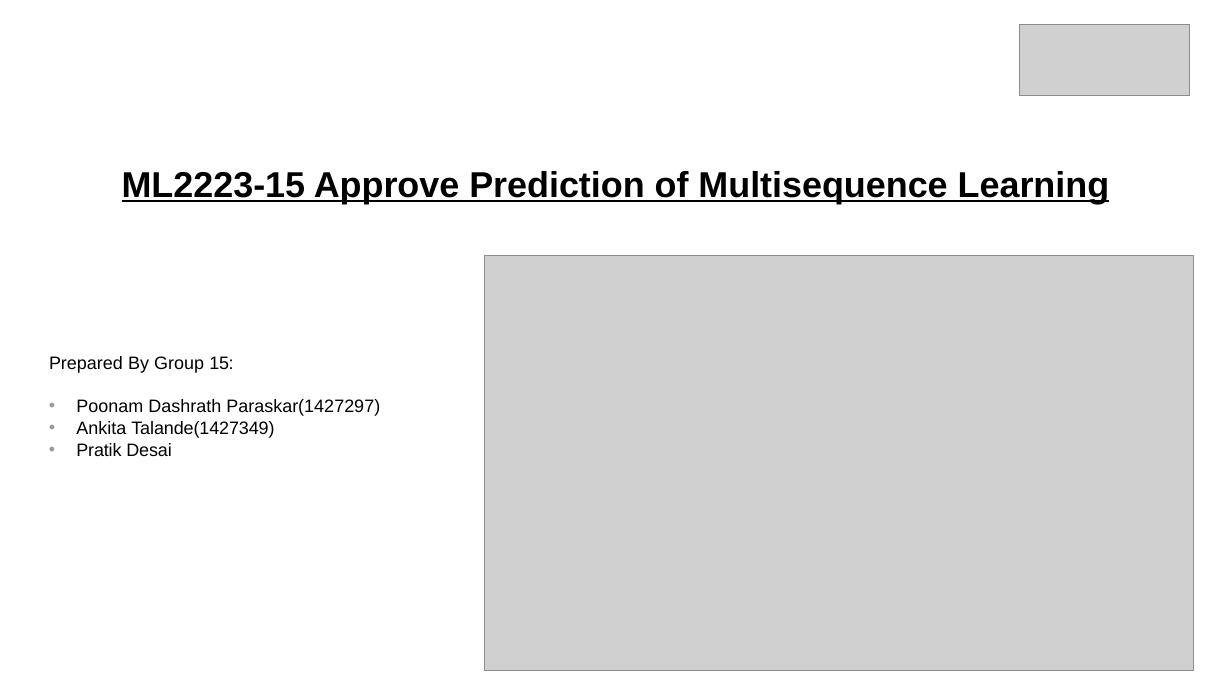
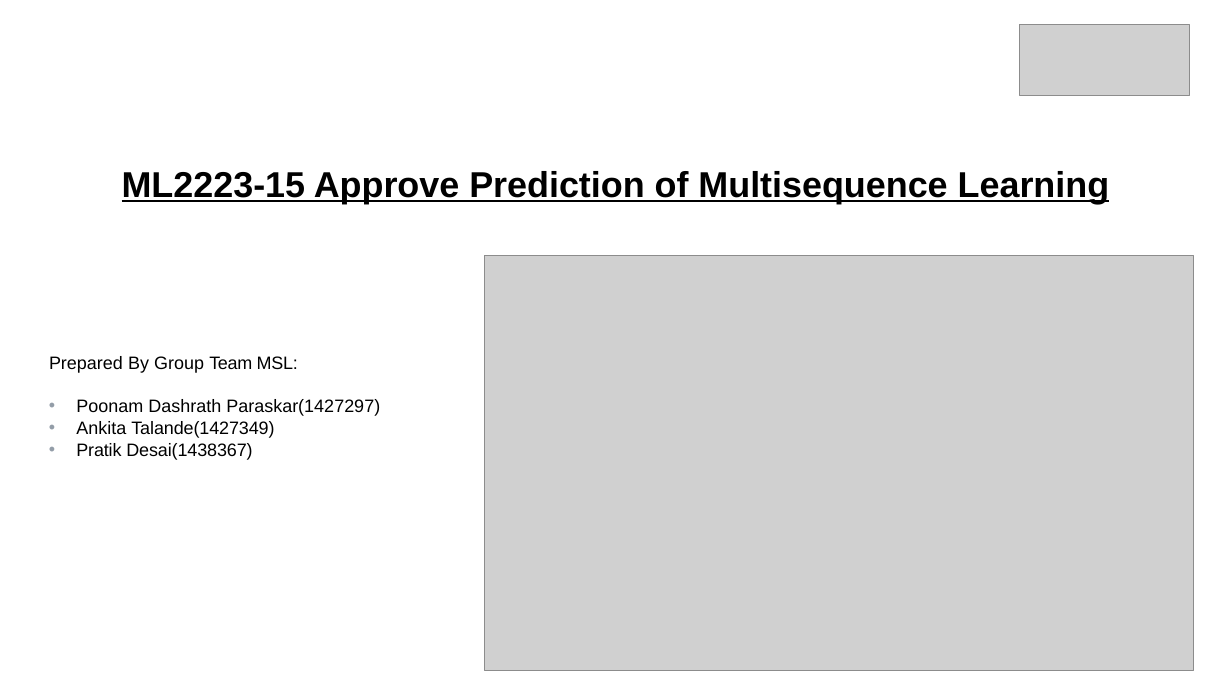
Before and after one commit to ddobric/neocortexapi, a slide deck: slide 1 of source/MySEProject/Documentation/ML2223_15 Approve Prediction of Multisequence Learning.pptx. Drawn at 1232x693 pixels with LibreOffice and Linux fonts; fonts in the diff are those of the drawing; grey boxes stand for pictures. Boxes give left, top, right and bottom in pixels: in the first picture for what was removed or moved away, otherwise in the second. Text is boxed around its words. In the diff, an @@ line names an element or a change of style, - is before the commit and + after.

```diff
--- a/source/MySEProject/Documentation/ML2223_15 Approve Prediction of Multisequence Learning.pptx
+++ b/source/MySEProject/Documentation/ML2223_15 Approve Prediction of Multisequence Learning.pptx
@@ subtitle at (49, 356, 298, 373): text changed @@
-Prepared By Group 15:
+Prepared By Group Team MSL:
@@ subtitle at (76, 443, 252, 460): text changed @@
-• Pratik Desai
+• Pratik Desai(1438367)
```
Also in this commit, not shown: 3 other slides changed, 1 slide added, 1 slide removed.
